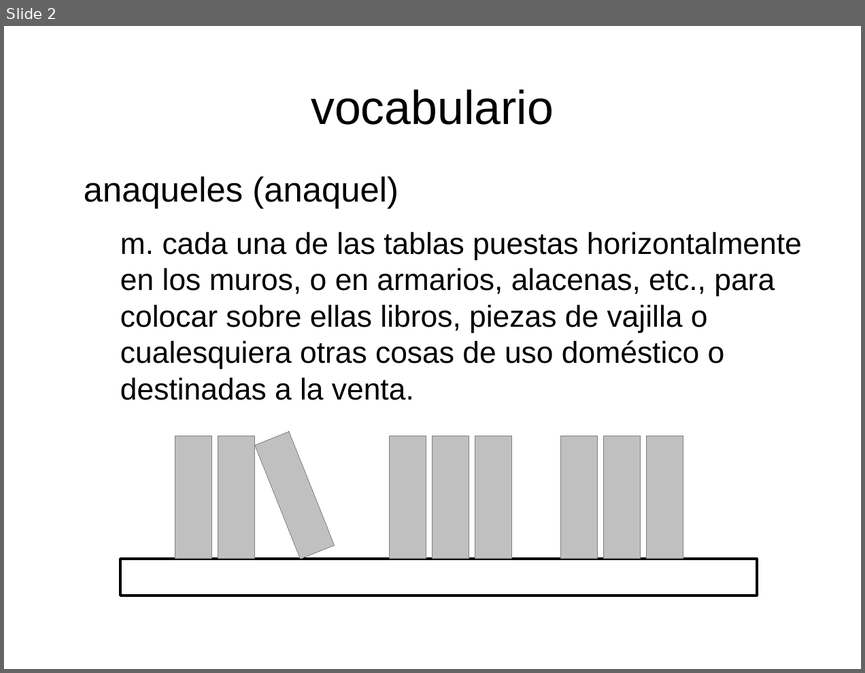
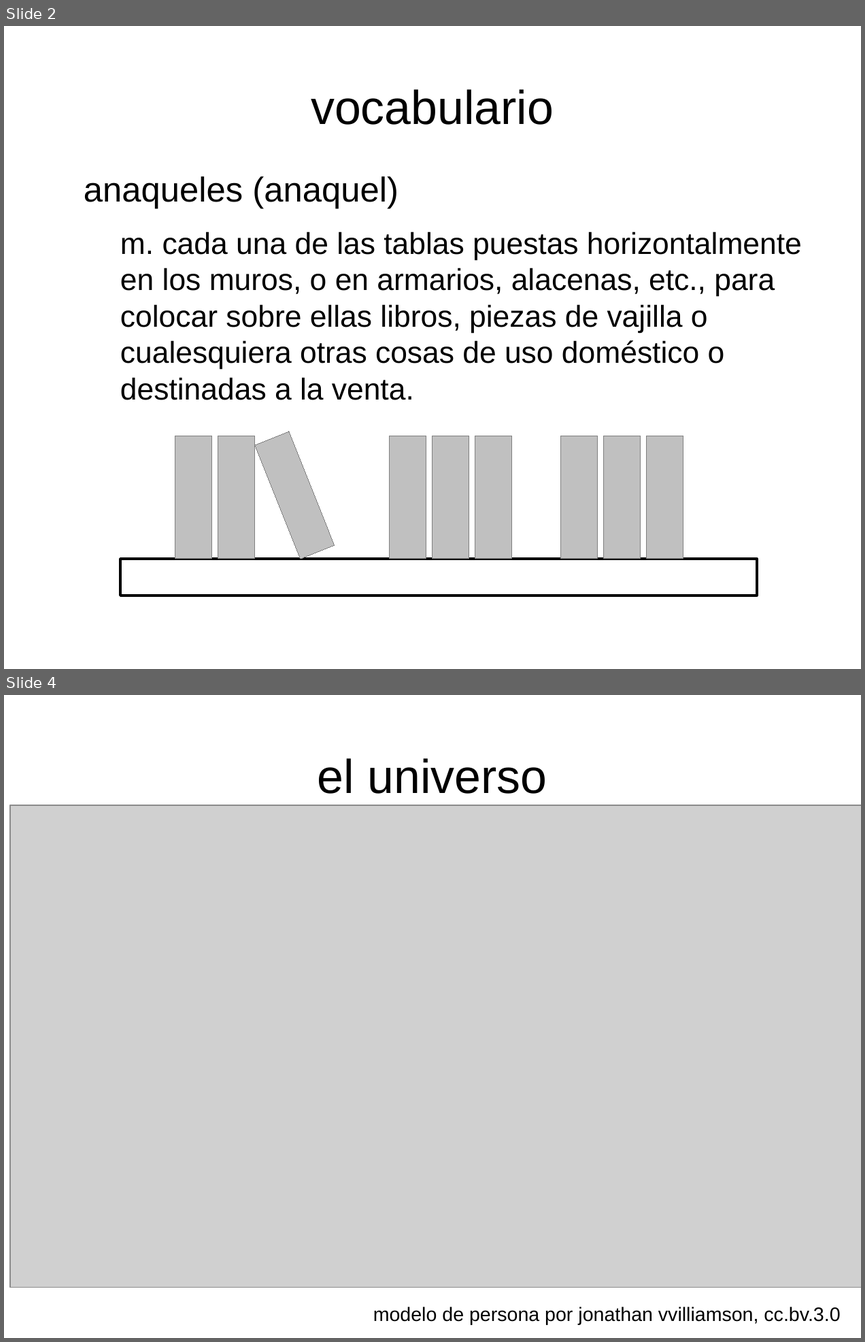
Before and after one commit to ocarneiro/biblioteca-babel, a slide deck: biblioteca-babel.odp. Shown one above the other, each under a label of ours: slide 2 before the commit, slides 2 and 4 after it; the slides between them are not shown. The pictures are 865x673 and 865x1342 pixels, drawn with LibreOffice and Linux fonts; fonts in the diff are those of the drawing; grey boxes stand for pictures. Boxes give left, top, right and bottom in pixels: in the first picture for what was removed or moved away, otherwise in the second. Text is boxed around its words. In the diff, an @@ line names an element or a change of style, - is before the commit and + after.

Commit message:
primera versión del modelo

```diff
--- a/biblioteca-babel.odp
+++ b/biblioteca-babel.odp
@@ slide 4 added at (4,695,861,1338), background #FFFFFF @@
@@ title added at (317,758,547,794), 44 pt, text #000000 @@
+el universo
@@ picture added at (10,805,861,1287) @@
@@ text added at (373,1306,840,1325), 18 pt, text #000000 @@
+modelo de persona por jonathan vvilliamson, cc.bv.3.0
```
Also in this commit, not shown: 2 slides changed, 1 slide removed, 11 other files.
